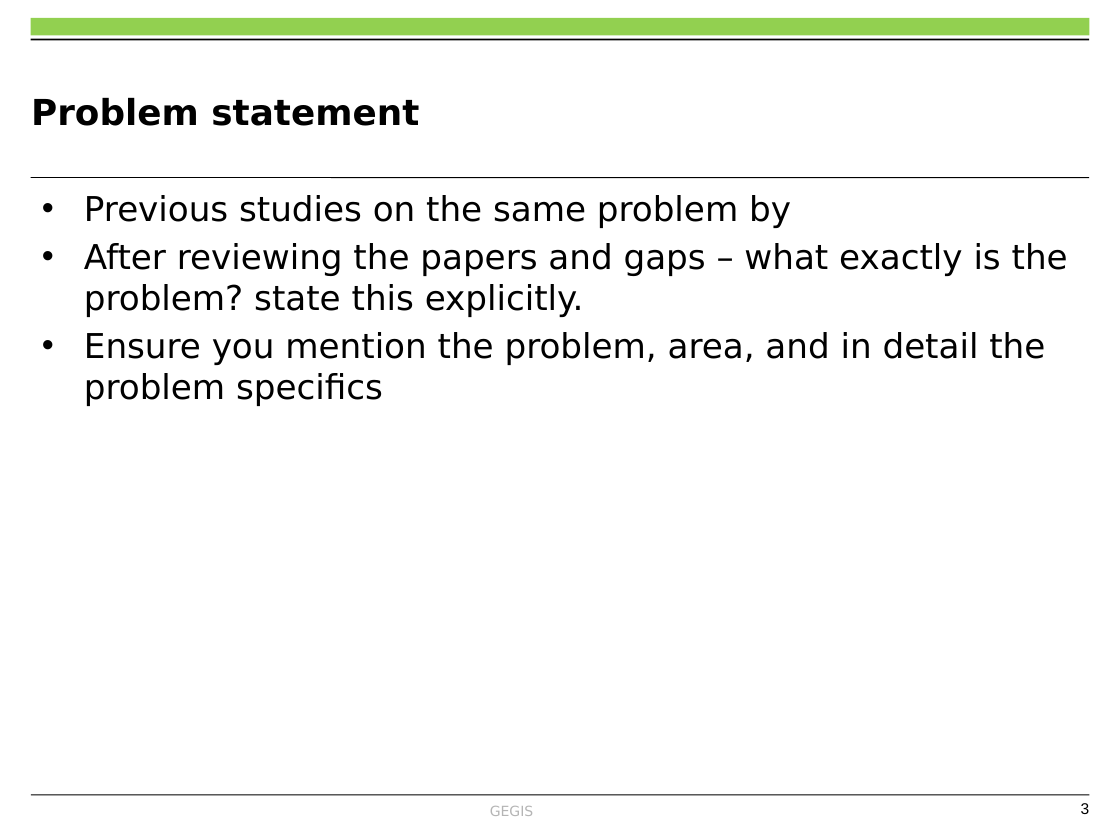
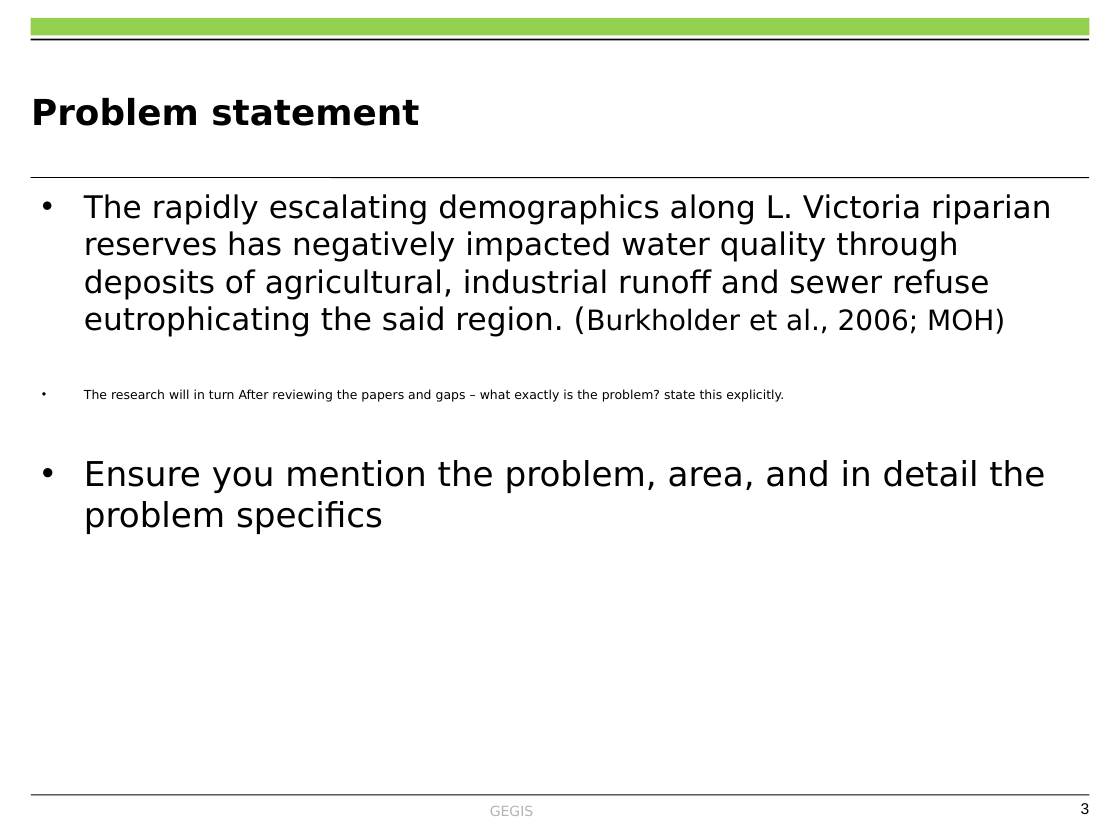
Before and after one commit to OkomoJacob/FinalYearProject, a slide deck: slide 3 of MY PRESENTATION.pptx. Drawn at 1120x840 pixels with LibreOffice and Linux fonts; fonts in the diff are those of the drawing; background and template pictures are left out. Boxes give left, top, right and bottom in pixels: in the first picture for what was removed or moved away, otherwise in the second. Text is boxed around its words. In the diff, an @@ line names an element or a change of style, - is before the commit and + after.

Commit message:
:fire:, :pencil:, :books: :camera: :hammer: Start Prblm Statemnt

```diff
--- a/MY PRESENTATION.pptx
+++ b/MY PRESENTATION.pptx
@@ text at (x1=84, y1=194, x2=1051, y2=402): text changed; size 22 to 20 pt @@
-• Previous studies on the same problem by
-• After reviewing the papers and gaps – what exactly is the problem? state this explicitly.
+• The rapidly escalating demographics along L. Victoria riparian reserves has negatively impacted water quality through deposits of agricultural, industrial runoff and sewer refuse eutrophicating the said region. (Burkholder et al., 2006; MOH)
+• The research will in turn After reviewing the papers and gaps – what exactly is the problem? state this explicitly.
```
Also in this commit, not shown: 2 other slides changed, 3 other files.
